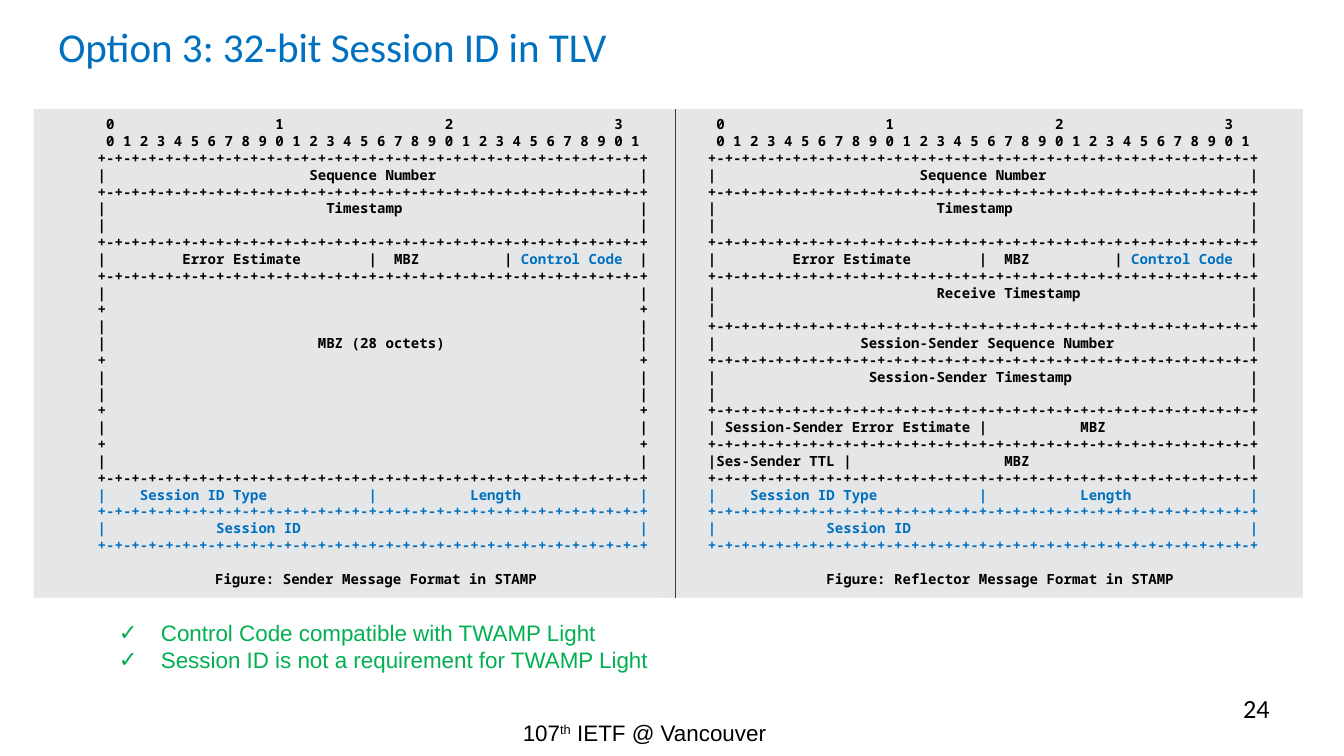
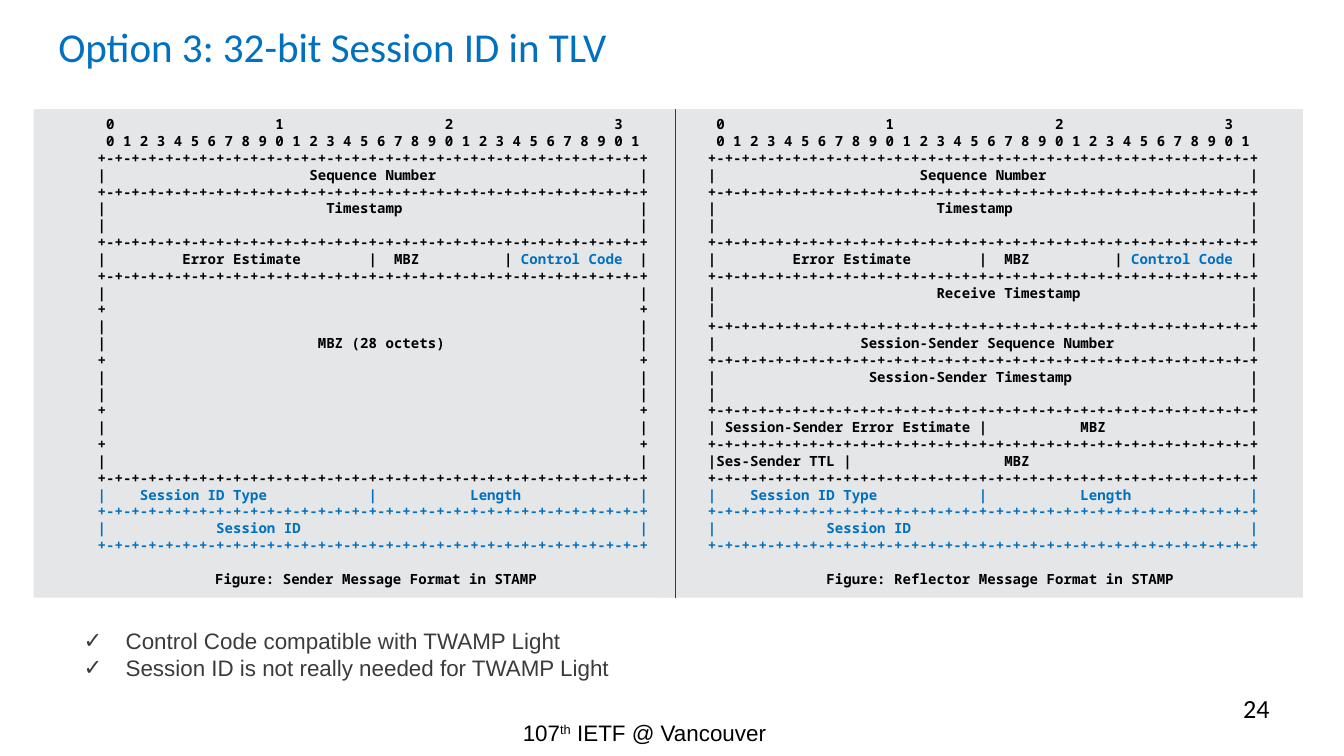
Before and after one commit to rakgandhi/ietf-slides, a slide deck: slide 24 of draft-gandhi-spring-twamp-srpm-07.pptx. Drawn at 1344x756 pixels with LibreOffice and Linux fonts; fonts in the diff are those of the drawing. Boxes give left, top, right and bottom in pixels: in the first picture for what was removed or moved away, otherwise in the second. Text is boxed around its words. In the diff, an @@ line names an element or a change of style, - is before the commit and + after.

```diff
--- a/draft-gandhi-spring-twamp-srpm-07.pptx
+++ b/draft-gandhi-spring-twamp-srpm-07.pptx
@@ text "Control Code compatible with TWAMP ..." moved from (x1=161, y1=624, x2=647, y2=673) to (x1=126, y1=632, x2=608, y2=681) @@
@@ text at (x1=126, y1=659, x2=608, y2=681): text changed; text colour #00B050 to #3B3B3B @@
-✓ Session ID is not a requirement for TWAMP Light
+✓ Session ID is not really needed for TWAMP Light
@@ text at (x1=126, y1=632, x2=560, y2=654): text colour #00B050 to #3B3B3B in "Control Code compatible with TWAMP Light" @@
```
Also in this commit, not shown: 3 other slides changed.
